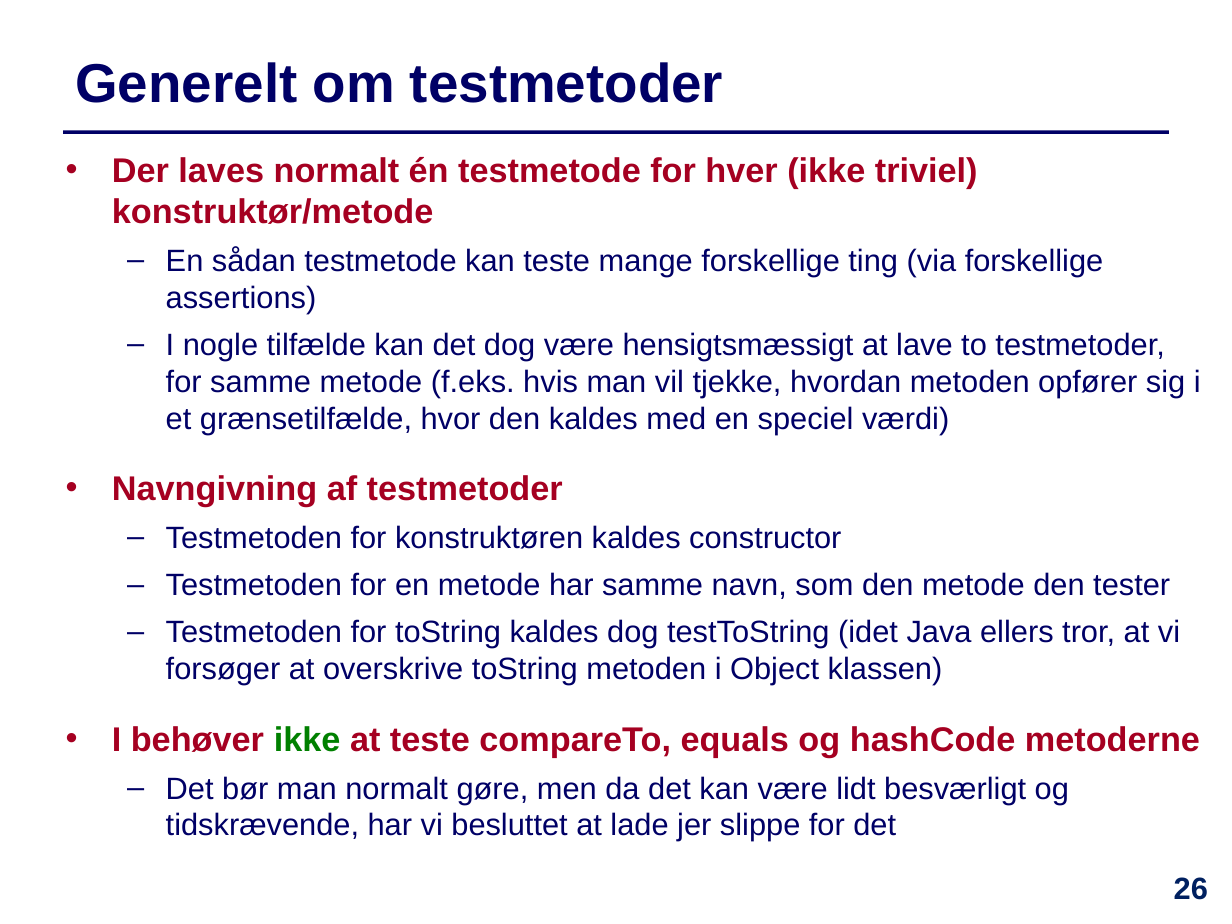
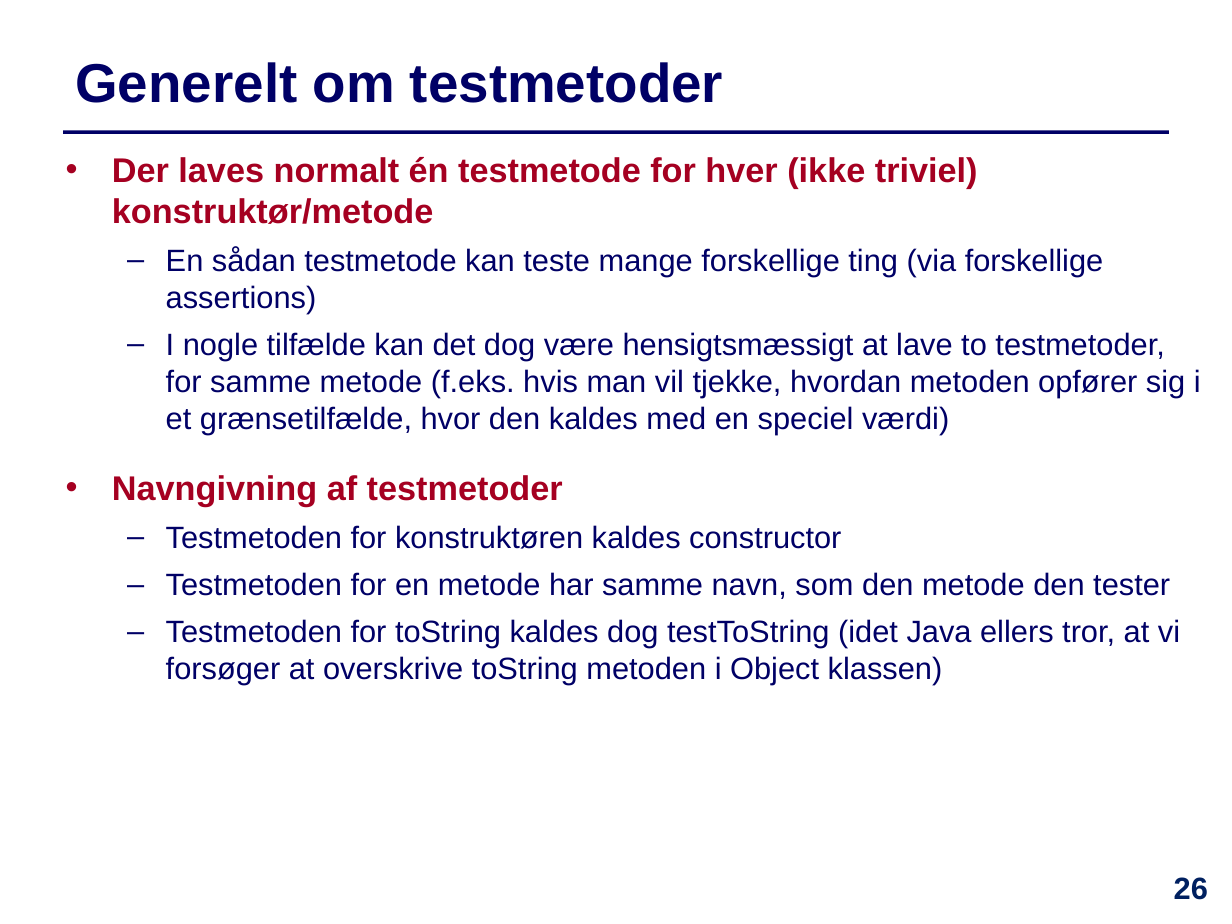
Before and after one commit to IntProgAU/Materiale, a slide deck: slide 26 of web/e22/uge_12/Slides-Uge12.pptx. Drawn at 1232x924 pixels with LibreOffice and Linux fonts; fonts in the diff are those of the drawing. Boxes give left, top, right and bottom in pixels: in the first picture for what was removed or moved away, otherwise in the second. Text is boxed around its words. In the diff, an @@ line names an element or a change of style, - is before the commit and + after.

```diff
--- a/web/e22/uge_12/Slides-Uge12.pptx
+++ b/web/e22/uge_12/Slides-Uge12.pptx
@@ text at [112,726,1200,841]: paragraphs removed @@
-  • I behøver ikke at teste compareTo, equals og hashCode metoderne
-  – Det bør man normalt gøre, men da det kan være lidt besværligt og tidskrævende, har vi besluttet at lade jer slippe for det
```
Also in this commit, not shown: 5 other slides changed, 1 other file.
